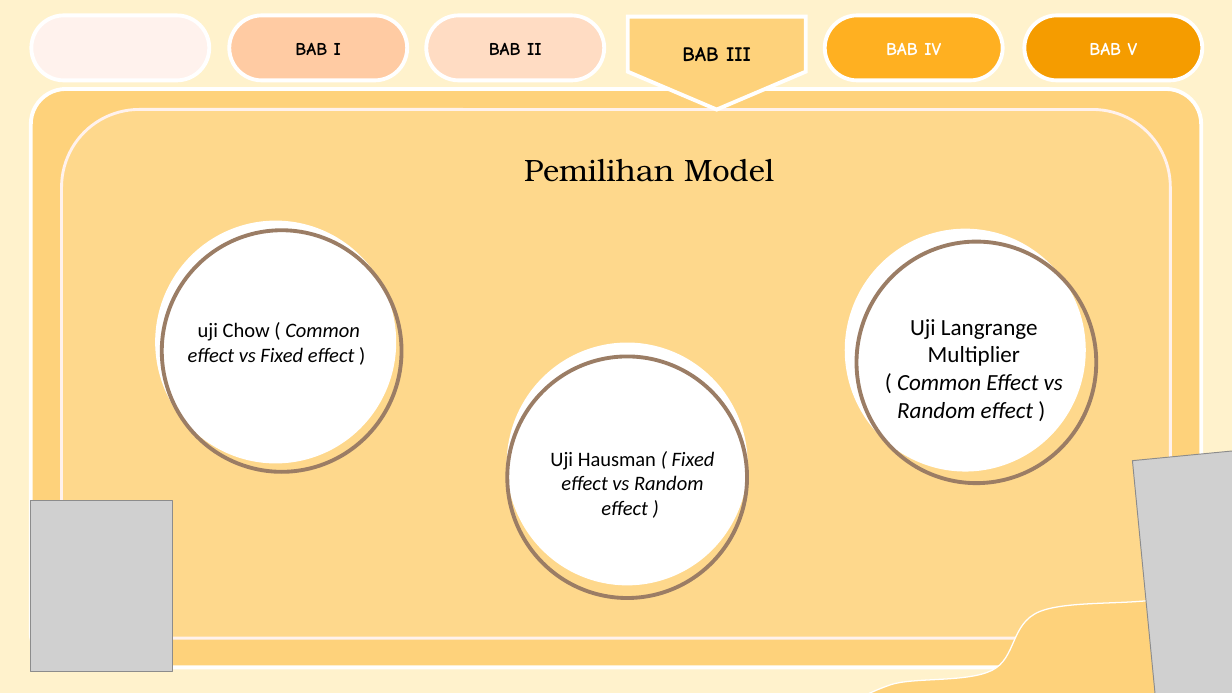
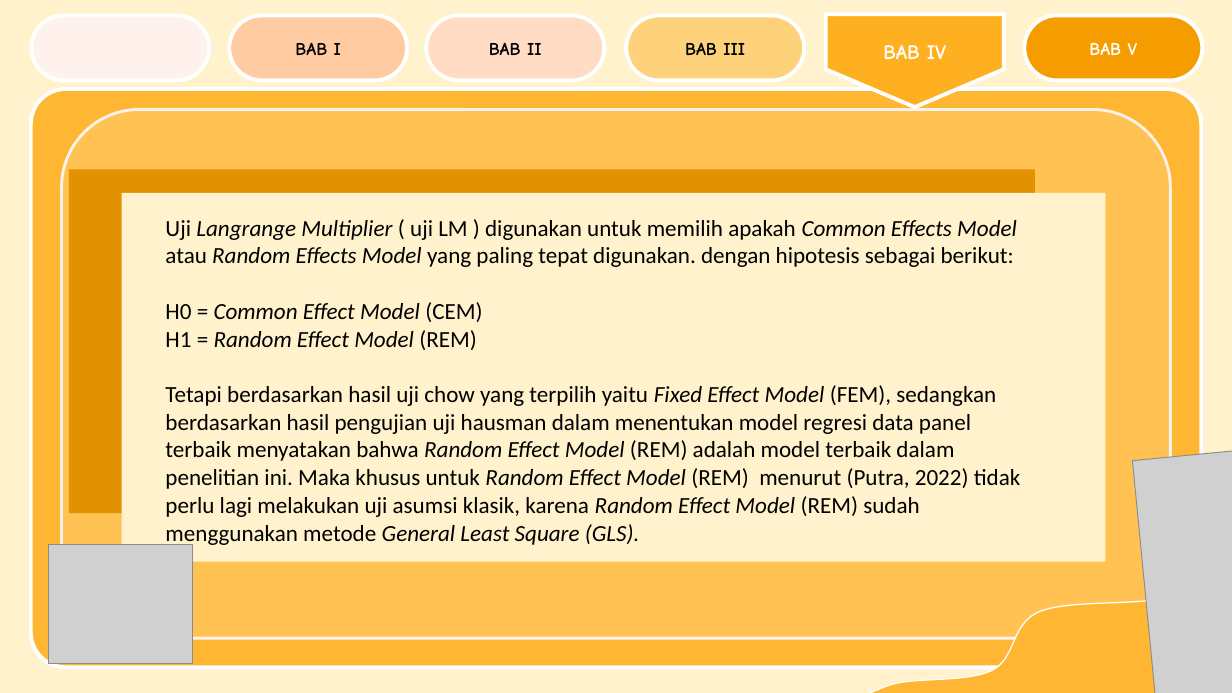
Before and after one commit to milanafsah31/skripsi, a slide deck: slide 12 of PPT SKRIPSI MILANAFSAH DZAHIRA.pptx (slide 13 before the commit). Drawn at 1232x693 pixels with LibreOffice and Linux fonts; fonts in the diff are those of the drawing; grey boxes stand for pictures; background and template pictures are left out. Boxes give left, top, right and bottom in pixels: in the first picture for what was removed or moved away, otherwise in the second. Text is boxed around its words. In the diff, an @@ line names an element or a change of style, - is before the commit and + after.

```diff
--- a/PPT SKRIPSI MILANAFSAH DZAHIRA.pptx
+++ b/PPT SKRIPSI MILANAFSAH DZAHIRA.pptx
@@ rounded rectangle "BAB III" at (627,16,805,80): size 16 to 14 pt; pentagon arrow to rounded rectangle; rotation 90 to 0 degrees @@
@@ pentagon arrow "BAB IV" at (826,14,1004,107): size 14 to 16 pt; rounded rectangle to pentagon arrow; rotation 0 to 90 degrees @@
@@ rounded rectangle at (30,89,1202,667): fill #FED27B to #FFB633 @@
@@ rounded rectangle at (62,110,1171,639): fill #FED88C to #FFC253 @@
@@ rectangle added at (69,169,1036,513), fill #E29100 @@
@@ text removed at (524,159,774,182) @@
-Pemilihan Model
@@ rectangle added at (122,193,1106,562), fill #FFF2CC @@
@@ ellipse removed at (156,221,396,462) @@
@@ ellipse removed at (162,230,401,471) @@
@@ text added at (165,220,1021,547), 18 pt, text #000000 @@
+Uji Langrange Multiplier ( uji LM ) digunakan untuk memilih apakah Common Effects Model atau Random Effects Model yang paling tepat digunakan. dengan hipotesis sebagai berikut:
+H0 = Common Effect Model (CEM)
+H1 = Random Effect Model (REM)
+Tetapi berdasarkan hasil uji chow yang terpilih yaitu Fixed Effect Model (FEM), sedangkan berdasarkan hasil pengujian uji hausman dalam menentukan model regresi data panel terbaik menyatakan bahwa Random Effect Model (REM) adalah model terbaik dalam penelitian ini. Maka khusus untuk Random Effect Model (REM) menurut (Putra, 2022) tidak perlu lagi melakukan uji asumsi klasik, karena Random Effect Model (REM) sudah menggunakan metode General Least Square (GLS).
@@ ellipse removed at (846,229,1085,470) @@
@@ ellipse removed at (857,241,1096,482) @@
@@ text removed at (188,322,360,362) @@
-uji Chow ( Common effect vs Fixed effect )
@@ text removed at (897,319,1063,418) @@
-Uji Langrange Multiplier ( Common Effect vs Random effect )
@@ ellipse removed at (507,343,747,584) @@
@@ ellipse removed at (507,357,747,598) @@
@@ text removed at (550,451,715,515) @@
-Uji Hausman ( Fixed effect vs Random effect )
@@ picture: place and size @@
-picture at (30,500,172,671)
+picture at (49,545,192,664)
@@ freeform shape at (848,543,1232,693): fill #FED27B to #FFB633 @@
```
Also in this commit, not shown: 7 other slides changed, 14 slides added, 11 slides removed, 1 other file.
